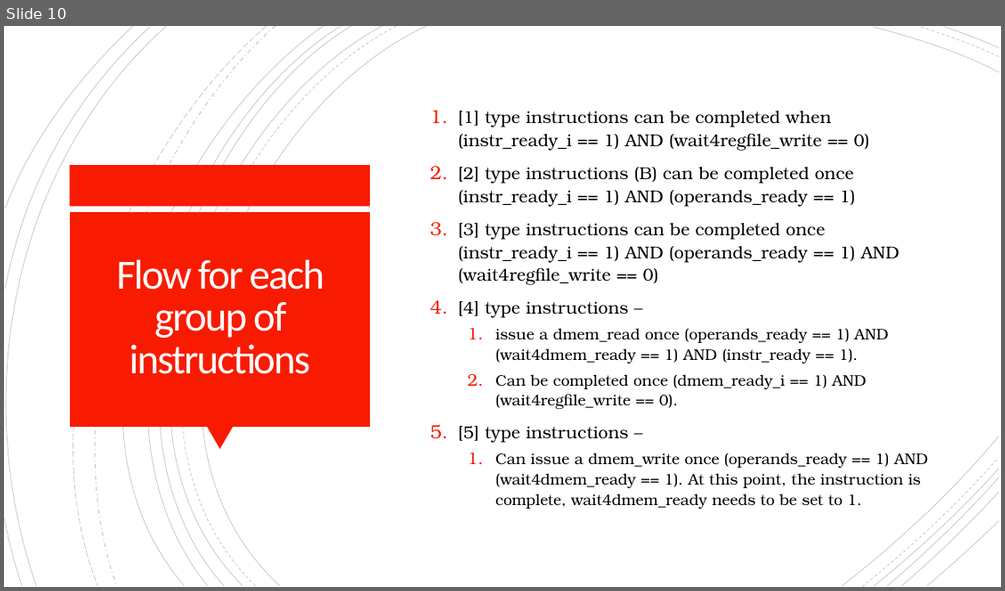
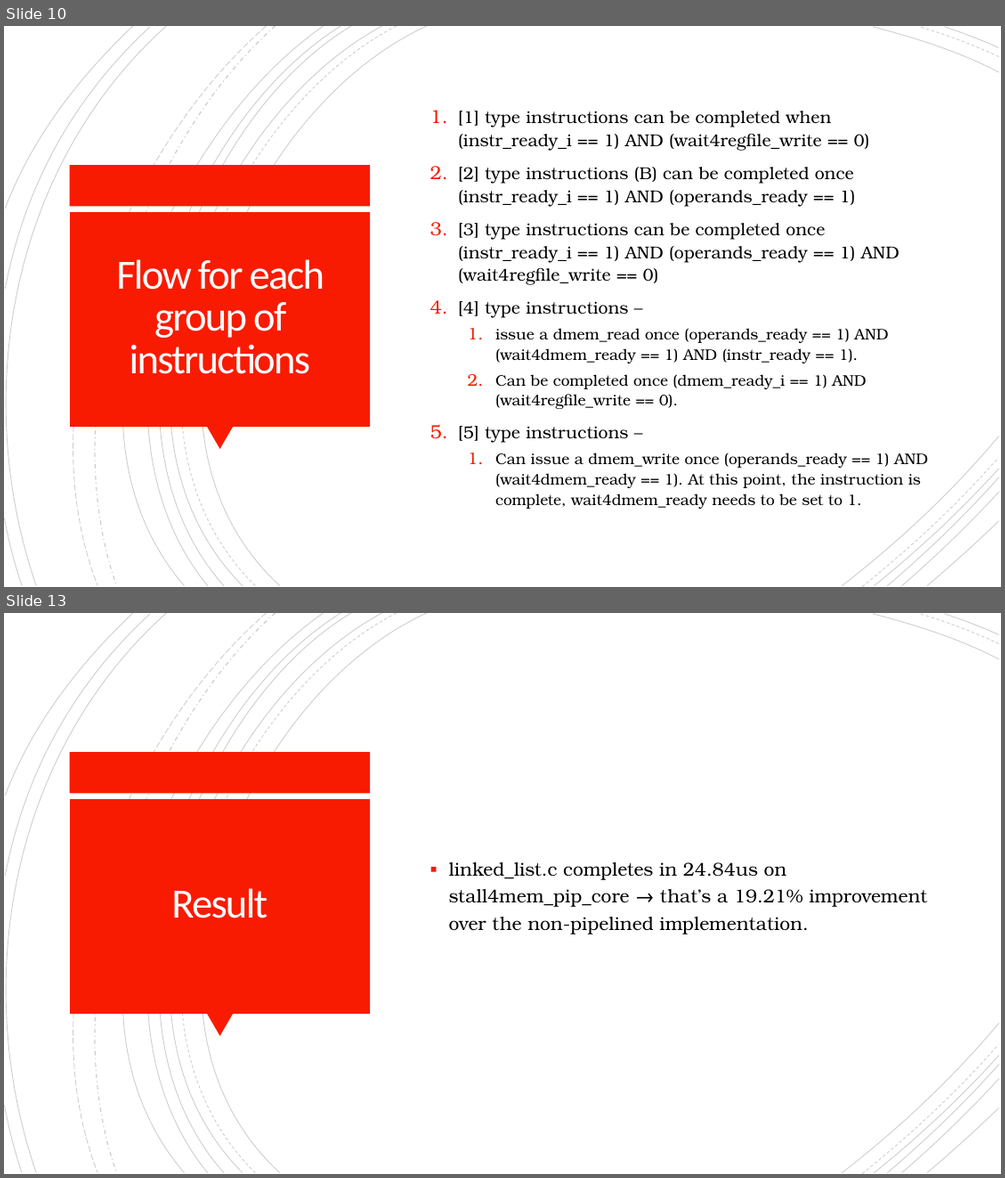
Before and after one commit to mrinav-saxena/riscv_verif0, a slide deck: rtl/core/multi_cycle/stall_for_mem_core.pptx. Shown one above the other, each under a label of ours: slide 10 before the commit, slides 10 and 13 after it; the slides between them are not shown. The pictures are 1005x591 and 1005x1178 pixels, drawn with LibreOffice and Linux fonts; fonts in the diff are those of the drawing. Boxes give left, top, right and bottom in pixels: in the first picture for what was removed or moved away, otherwise in the second. Text is boxed around its words. In the diff, an @@ line names an element or a change of style, - is before the commit and + after.

Commit message:
updated documentation and results

```diff
--- a/rtl/core/multi_cycle/stall_for_mem_core.pptx
+++ b/rtl/core/multi_cycle/stall_for_mem_core.pptx
@@ slide 13 added at box(4, 613, 1001, 1174), background #FFFFFF; not listed: 24 template elements that a slide beside it also shows @@
@@ text added at box(449, 862, 927, 934), 18 pt, text #000000 @@
+▪ linked_list.c completes in 24.84us on stall4mem_pip_core → that’s a 19.21% improvement over the non-pipelined implementation.
@@ title added at box(171, 888, 267, 918), 40 pt, text #FFFEFF @@
+Result
```
Also in this commit, not shown: 4 slides changed, 5 other files.
